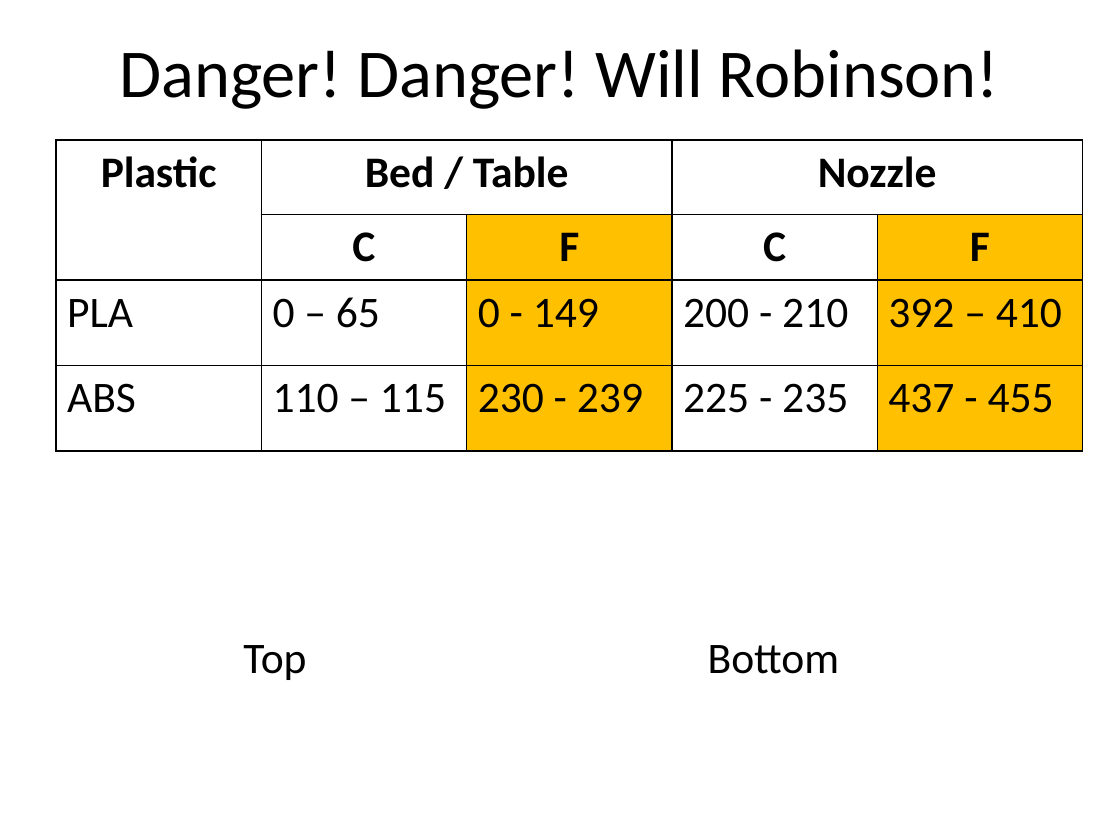
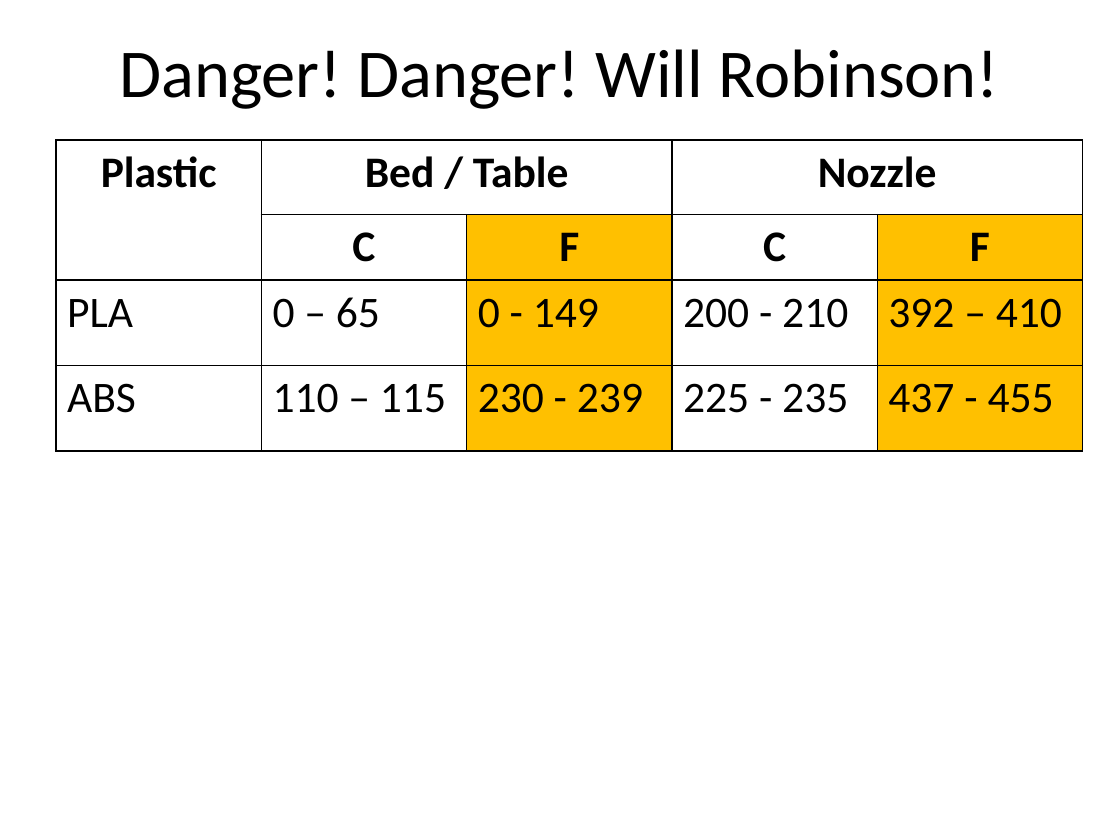
Before and after one commit to dykebert/GDI_3D_Printing_Intro, a slide deck: slide 26 of Introduction to 3D Printing.pptx (slide 24 before the commit). Drawn at 1120x840 pixels with LibreOffice and Linux fonts; fonts in the diff are those of the drawing. Boxes give left, top, right and bottom in pixels: in the first picture for what was removed or moved away, otherwise in the second. Text is boxed around its words. In the diff, an @@ line names an element or a change of style, - is before the commit and + after.

```diff
--- a/Introduction to 3D Printing.pptx
+++ b/Introduction to 3D Printing.pptx
@@ text removed at [243, 645, 306, 680] @@
-Top
@@ text removed at [708, 645, 839, 674] @@
-Bottom
```
Also in this commit, not shown: 1 other slide changed, 2 slides added.
